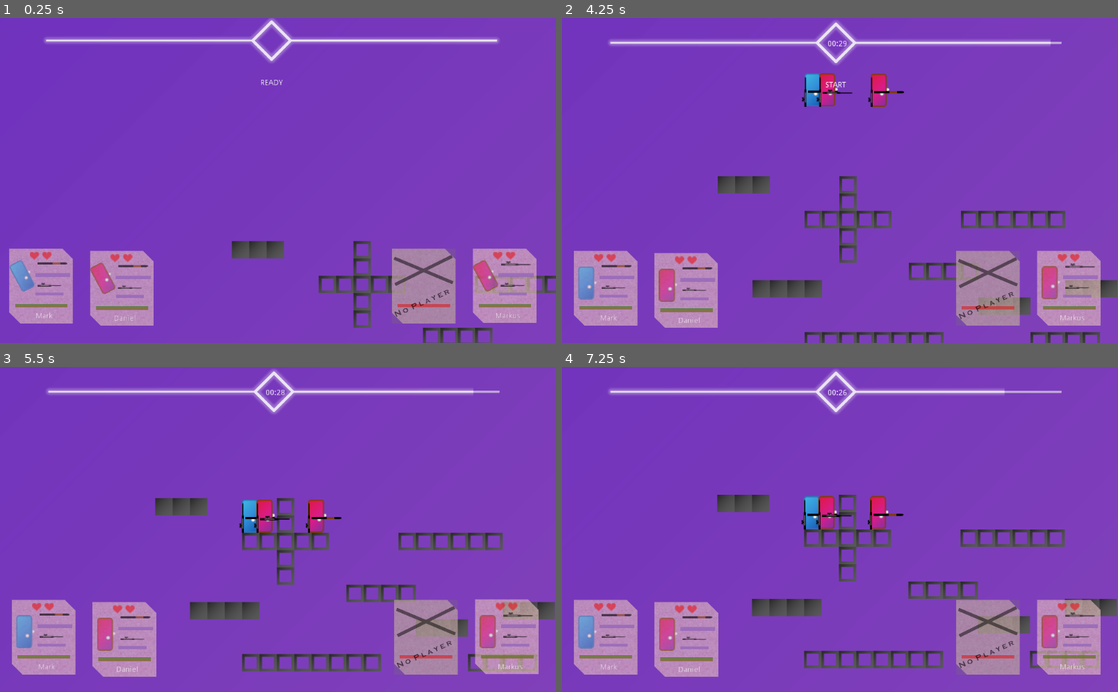
Above: before the commit, frames 1-4 (two rows, left to right).
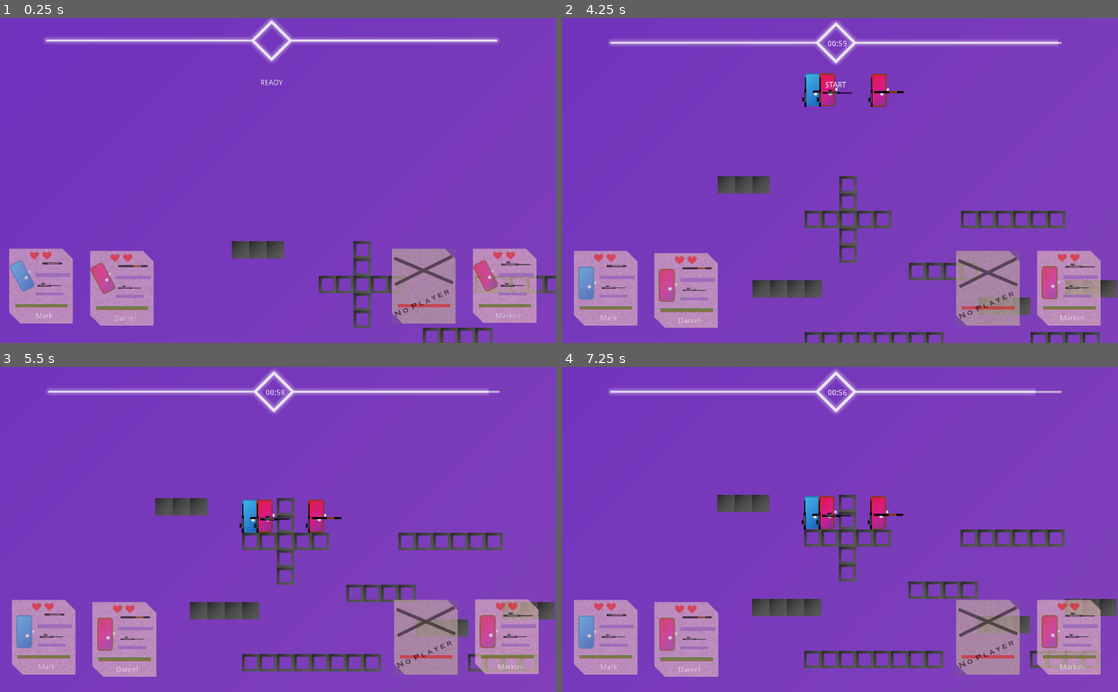
Above: after the commit, the same moments.

Repository: XanMarta/godot-game-battlefield
Game: Godot game, scene res://src/Game/PlayGround.tscn
The game is run twice, just before and just after one commit, with the same random seed, the same clock (stepped at 60 frames per second) and the same inputs.
Inputs:
- Up to frame 1 (0.25 s): no input
- Up to frame 2 (4.25 s): tap Enter at 2.75 s
- Up to frame 3 (5.5 s): no input
- Up to frame 4 (7.25 s): no input

The runs differ from the first frame. In frame 1, less than 0.1% of the frame differs, in the area x 6-13%, y 75-76%; in frame 2, less than 0.1%; in frame 3, less than 0.1%; in frame 4, 0.2%, in the area x 7-86%, y 6-77%.

Commit message:
Add Piston. Change Firerate. Add equip_gun_after_death

Diff:
--- a/src/Actor/Player.gd
+++ b/src/Actor/Player.gd
@@ -31,14 +31,18 @@
 func init_player():
 	$Player/sprite.texture = load("res://Assets/Player/Body/" + body + ".png")
 	$Player.control_type = self.control_type
+	equip_init_gun()
+	self.life = GameData.player_init_life
+	set_spawn_position()
+
+
+func equip_init_gun():
 	if init_gun_1 != "":
 		var new_gun = Gunlist.create_gun(init_gun_1)
 		gun_hand.add_child(new_gun)
 	if init_gun_2 != "":
 		var new_gun = Gunlist.create_gun(init_gun_2)
 		gun_second.add_child(new_gun)
-	self.life = GameData.player_init_life
-	set_spawn_position()
 
 
 func _physics_process(delta):
@@ -161,7 +165,9 @@
 		GameData.emit_signal("player_kill", current_player_shot.player_name, player_name)
 	else:
 		GameData.emit_signal("player_suicide", player_name)
-	call_deferred("drop_all")
+	if !GameData.keep_gun_after_death:
+		call_deferred("drop_all")
+		call_deferred("equip_init_gun")
 	$Player/BulletDetect.set_deferred("monitoring", false)
 	yield($AnimationPlayer, "animation_finished")
 	set_spawn_position()
--- a/src/Autoload/GameData.gd
+++ b/src/Autoload/GameData.gd
@@ -5,7 +5,9 @@
 signal player_kill(killer, victim)
 signal player_suicide(player)
 
-# Detached data ########################
+# ########################
+
+var player = []
 
 var player_speed = Vector2(200, 350)
 var gravity = 1000
@@ -15,13 +17,14 @@
 var player_health = 100
 var player_init_life = 2
 
-var match_time = 30
+var match_time = 60
+
+var keep_gun_after_death = false
 
 
-# Imported data ########################
 
-var player = []
 
+# ########################
 
 
 
--- a/src/Autoload/Gunlist.gd
+++ b/src/Autoload/Gunlist.gd
@@ -18,7 +18,9 @@
 		# Sniper riffe
 		"SR01",
 		# SMG
-		"SM01"
+		"SM01",
+		# Piston
+		"PT01"
 	]
 
 	gun["AR01"] = {
@@ -26,7 +28,7 @@
 		"name": "Assault Riffe",
 		"recoil": 200,
 		"damage": 1000,
-		"fire_wait": 0.15,
+		"firerate": 7,
 		"capacity": 100
 	}
 
@@ -35,7 +37,7 @@
 		"name": "Sniper Riffe",
 		"recoil": 5000,
 		"damage": 20000,
-		"fire_wait": 1.5,
+		"firerate": 0.6,
 		"capacity": 10
 	}
 
@@ -44,8 +46,17 @@
 		"name": "SMG",
 		"recoil": 100,
 		"damage": 500,
-		"fire_wait": 0.05,
+		"firerate": 20,
 		"capacity": 200
+	}
+
+	gun["PT01"] = {
+		"code": "PT01",
+		"name": "Piston",
+		"recoil": 80,
+		"damage": 800,
+		"firerate": 4,
+		"capacity": 50
 	}
 
 
--- a/src/Game/Actors.gd
+++ b/src/Game/Actors.gd
@@ -37,7 +37,7 @@
 	remain_player -= 1
 	if remain_player <= 1:
 		for player in get_children():
-			if player.is_alive:
+			if player.life > 0:
 				emit_signal("end_game", player.player_name)
 				return
 		emit_signal("end_game", null)
--- a/src/Game/PlayGround.gd
+++ b/src/Game/PlayGround.gd
@@ -13,7 +13,7 @@
 		"player_name" : "Mark",
 		"body" : "Blue",
 		"control_type" : "p1",
-		"init_gun_1" : "SM01",
+		"init_gun_1" : "PT01",
 		"init_gun_2" : "SR01"
 	}
 	GameData.player[1] = {
--- a/src/Item/Gun.gd
+++ b/src/Item/Gun.gd
@@ -5,7 +5,7 @@
 export var gun_name = "Gun"
 export var recoil = 200
 export var damage = 1000
-export var fire_wait = 0.15
+export var firerate = 7
 
 
 var velocity = Vector2.ZERO
@@ -20,10 +20,10 @@
 	gun_name = gun["name"]
 	recoil = gun["recoil"]
 	damage = gun["damage"]
-	fire_wait = gun["fire_wait"]
+	firerate = gun["firerate"]
 	capacity = gun["capacity"]
 	bullet = capacity
-	$Fire_rate.wait_time = fire_wait
+	$Fire_rate.wait_time = 1.0 / firerate
 
 
 func fill(all = true):
Binary file added: Assets/Gunlist/PT01.png
Not shown, added: Assets/Gunlist/PT01.png.import
Binary file changed: Assets/Gunlist/SM01.png
